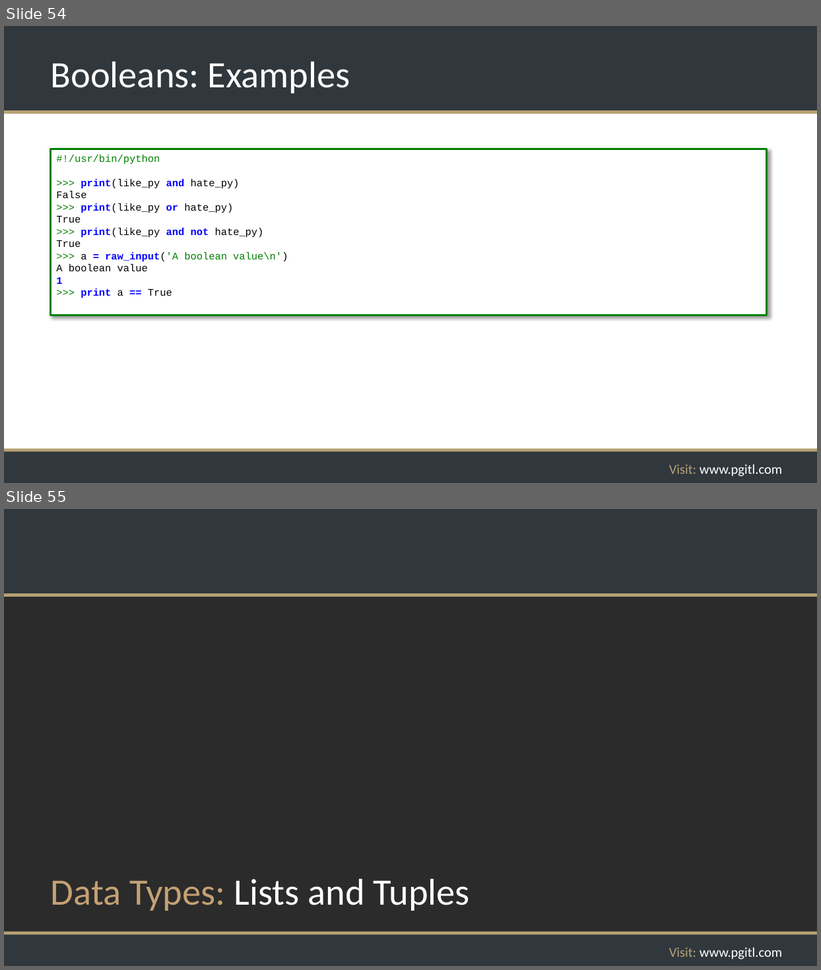
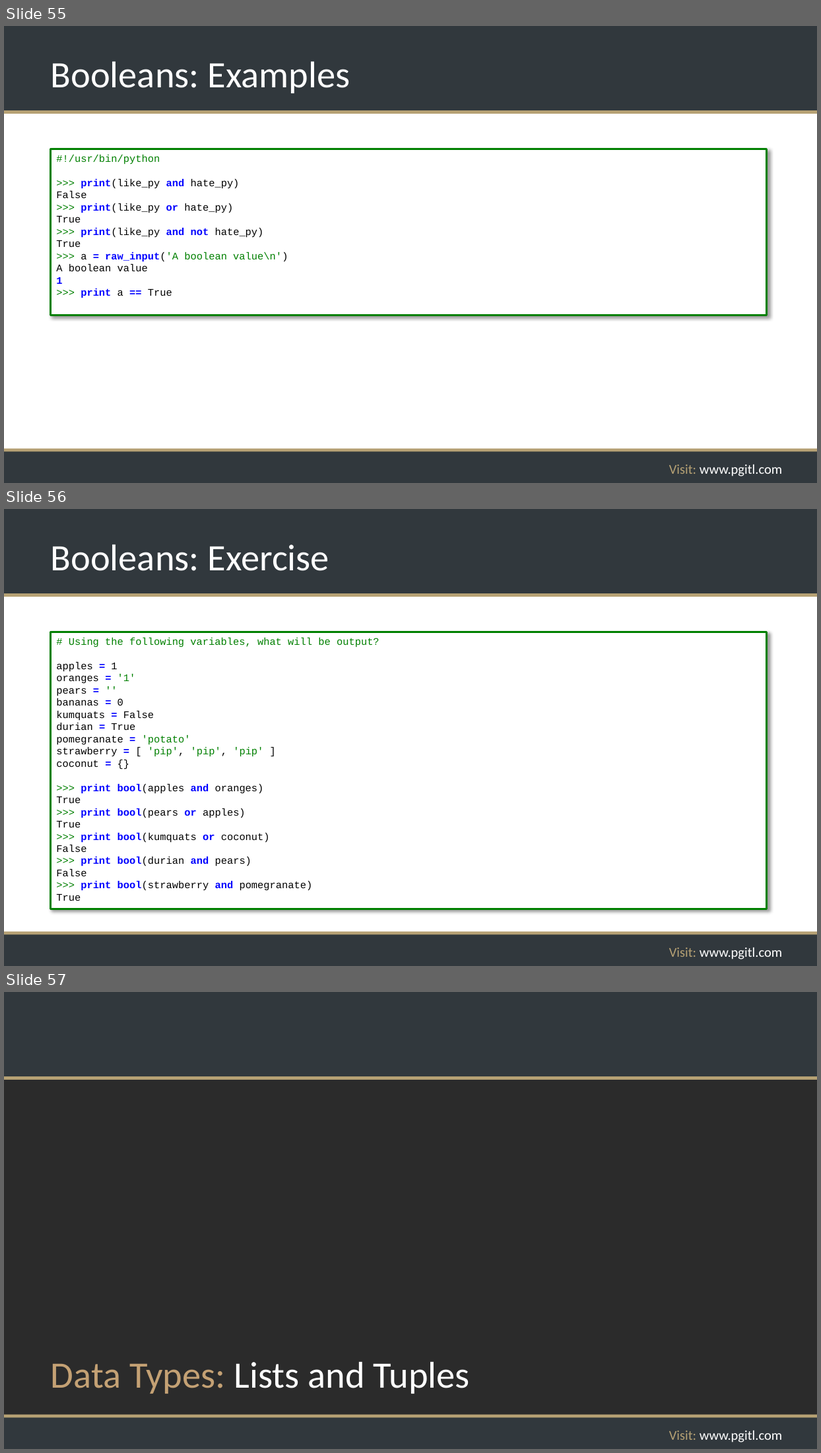
Before and after one commit to rikkouri/project-a, a slide deck: Programming Foundations.pptx. Shown one above the other, each under a label of ours: slides 54 and 55 before the commit, slides 55, 56 and 57 after it. The pictures are 821x970 and 821x1453 pixels, drawn with LibreOffice and Linux fonts; fonts in the diff are those of the drawing; background and template pictures are left out; a plain dark background stands for a picture behind light text. Boxes give left, top, right and bottom in pixels: in the first picture for what was removed or moved away, otherwise in the second. Text is boxed around its words. In the diff, an @@ line names an element or a change of style, - is before the commit and + after.

```diff
--- a/Programming Foundations.pptx
+++ b/Programming Foundations.pptx
@@ slide 56 added at <box>4,509,817,966</box>, background #FFFFFF; not listed: 5 template elements that a slide beside it also shows @@
@@ title added at <box>51,544,329,571</box>, 44 pt, text #FFFFFF @@
+Booleans: Exercise
@@ rectangle added at <box>50,632,767,909</box>, fill #FFFFFF, outline #008000 2.25 pt, 12 pt, text #000000 @@
+# Using the following variables, what will be output?
+apples = 1
+oranges = '1'
+pears = ''
+bananas = 0
+kumquats = False
+durian = True
+pomegranate = 'potato'
+strawberry = [ 'pip', 'pip', 'pip' ]
+coconut = {}
+>>> print bool(apples and oranges)
+True
+>>> print bool(pears or apples)
+True
+>>> print bool(kumquats or coconut)
+False
+>>> print bool(durian and pears)
+False
+>>> print bool(strawberry and pomegranate)
+True
@@ what was slide 54 is now slide 55 @@
@@ what was slide 55 is now slide 57 @@
```
Also in this commit, not shown: 4 slides changed, 5 other slides added, 2 slides removed, 2 other files.
